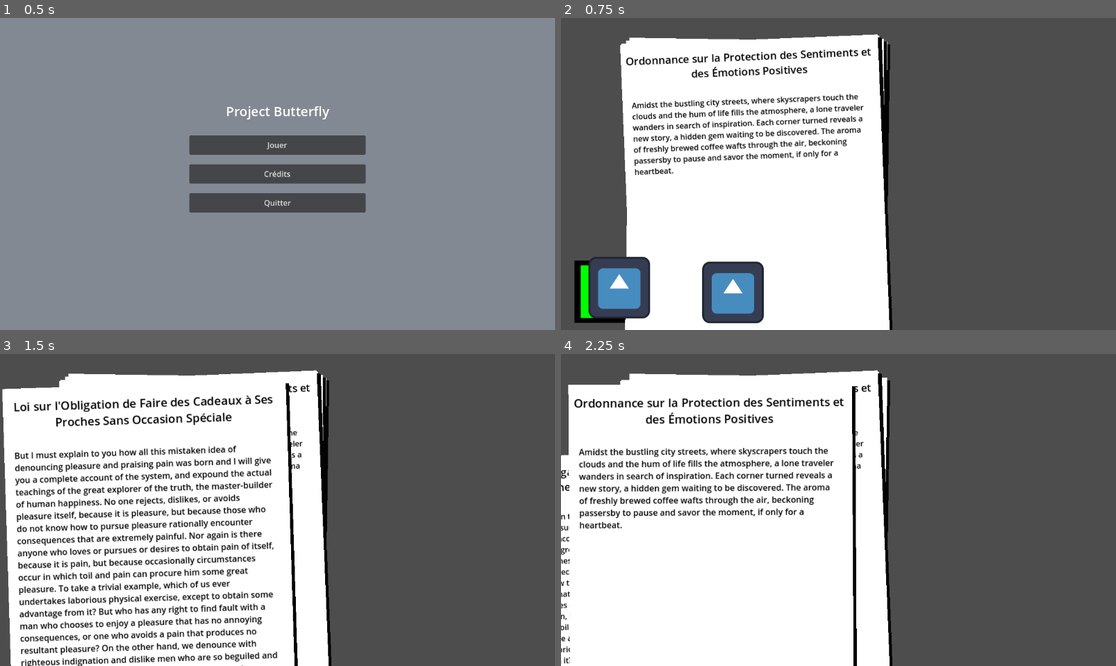
Above: before the commit, frames 1-4 (two rows, left to right).
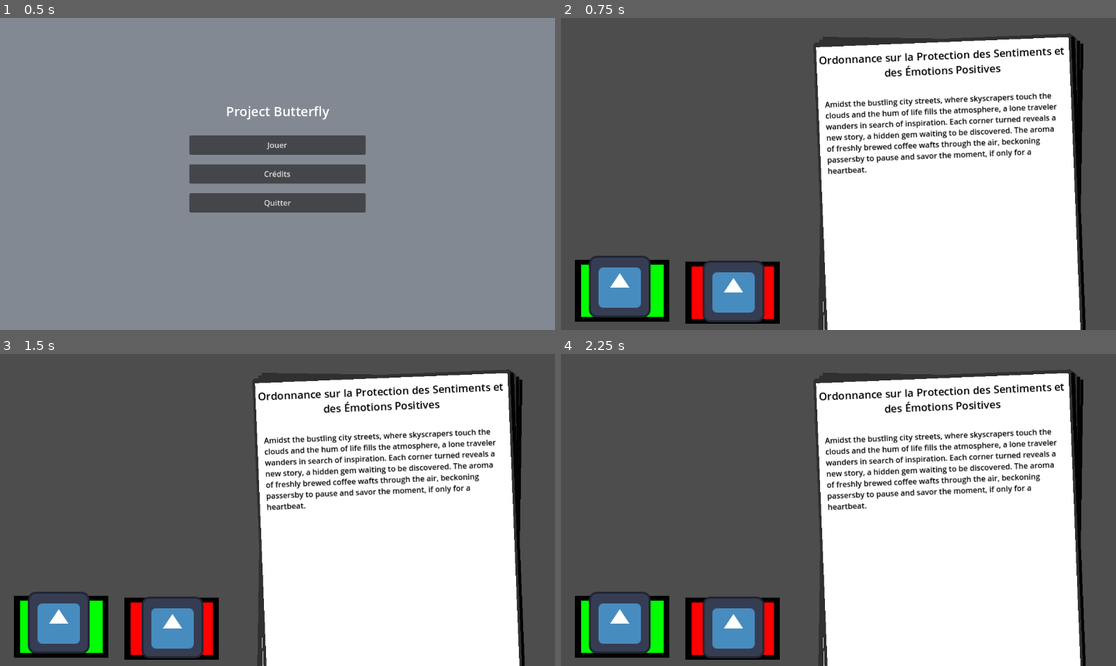
Above: after the commit, the same moments.

Repository: Shiro-zero/projecbutterfly
Game: Godot game, scene res://Menu.tscn
Same seed, same stepped clock (60 frames per second), same inputs: the game is played once before the commit and once after it. The engine's default icon, where the game draws it, is replaced by a stand-in: a white triangle on a blue panel in a dark square.
Inputs (mouse positions are in pixels of both pictures, inside the frame that each line leads up to):
- Up to frame 1 (0.5 s): no input
- Up to frame 2 (0.75 s): click "Jouer" at 0.5 s
- Up to frame 3 (1.5 s): tap Enter at 1.25 s; drag from (194, 550) to (61, 628) at 1.27 s
- Up to frame 4 (2.25 s): drag from (755, 550) to (622, 628) at 2.02 s

Frame 1 is identical in both runs. In frame 2, 65% of the frame differs, in the area x 2-95%, y 4-100%; in frame 3, 75%; in frame 4, 77%, in the area x 0-95%, y 4-100%.

Commit message:
added outline to pages

Diff:
--- a/assets/feuille papier/feuille_papier.tscn
+++ b/assets/feuille papier/feuille_papier.tscn
@@ -1,8 +1,17 @@
-[gd_scene load_steps=5 format=3 uid="uid://bvymuumfip7mt"]
+[gd_scene load_steps=7 format=3 uid="uid://bvymuumfip7mt"]
 
 [ext_resource type="Script" uid="uid://d0yn4vrme7gqa" path="res://assets/feuille papier/feuille_papier.gd" id="1_v5b2u"]
 [ext_resource type="Theme" uid="uid://g5u11w05w346" path="res://assets/theme/tbody.tres" id="2_gad6y"]
+[ext_resource type="Shader" uid="uid://c1dy6xu6pgsyi" path="res://assets/feuille papier/outline.gdshader" id="2_y1cr7"]
 [ext_resource type="Theme" uid="uid://dom180ssw4e6l" path="res://assets/theme/titre.tres" id="3_y1cr7"]
+
+[sub_resource type="ShaderMaterial" id="ShaderMaterial_jj0ps"]
+shader = ExtResource("2_y1cr7")
+shader_parameter/color = Color(0.187176, 0.187176, 0.187176, 1)
+shader_parameter/width = 0.01
+shader_parameter/pattern = 2
+shader_parameter/inside = false
+shader_parameter/add_margins = true
 
 [sub_resource type="RectangleShape2D" id="RectangleShape2D_fj7yv"]
 size = Vector2(541, 725)
@@ -26,6 +35,7 @@
 metadata/_edit_use_anchors_ = true
 
 [node name="ColorRect" type="ColorRect" parent="."]
+material = SubResource("ShaderMaterial_jj0ps")
 offset_left = -263.0
 offset_top = -355.0
 offset_right = 272.0
--- /dev/null
+++ b/assets/feuille papier/outline.gdshader
@@ -0,0 +1,62 @@
+shader_type canvas_item;
+
+uniform vec4 color : source_color = vec4(1.0);
+uniform float width : hint_range(0, 10) = 1.0;
+uniform int pattern : hint_range(0, 2) = 0; // diamond, circle, square
+uniform bool inside = false;
+uniform bool add_margins = true; // only useful when inside is false
+
+void vertex() {
+	if (add_margins) {
+		VERTEX += (UV * 2.0 - 1.0) * width;
+	}
+}
+
+bool hasContraryNeighbour(vec2 uv, vec2 texture_pixel_size, sampler2D texture) {
+	for (float i = -ceil(width); i <= ceil(width); i++) {
+		float x = abs(i) > width ? width * sign(i) : i;
+		float offset;
+
+		if (pattern == 0) {
+			offset = width - abs(x);
+		} else if (pattern == 1) {
+			offset = floor(sqrt(pow(width + 0.5, 2) - x * x));
+		} else if (pattern == 2) {
+			offset = width;
+		}
+
+		for (float j = -ceil(offset); j <= ceil(offset); j++) {
+			float y = abs(j) > offset ? offset * sign(j) : j;
+			vec2 xy = uv + texture_pixel_size * vec2(x, y);
+
+			if ((xy != clamp(xy, vec2(0.0), vec2(1.0)) || texture(texture, xy).a <= 0.0) == inside) {
+				return true;
+			}
+		}
+	}
+
+	return false;
+}
+
+void fragment() {
+	vec2 uv = UV;
+
+	if (add_margins) {
+		vec2 texture_pixel_size = vec2(1.0) / (vec2(1.0) / TEXTURE_PIXEL_SIZE + vec2(width * 2.0));
+
+		uv = (uv - texture_pixel_size * width) * TEXTURE_PIXEL_SIZE / texture_pixel_size;
+
+		if (uv != clamp(uv, vec2(0.0), vec2(1.0))) {
+			COLOR.a = 0.0;
+		} else {
+			COLOR = texture(TEXTURE, uv);
+		}
+	} else {
+		COLOR = texture(TEXTURE, uv);
+	}
+
+	if ((COLOR.a > 0.0) == inside && hasContraryNeighbour(uv, TEXTURE_PIXEL_SIZE, TEXTURE)) {
+		COLOR.rgb = inside ? mix(COLOR.rgb, color.rgb, color.a) : color.rgb;
+		COLOR.a += (1.0 - COLOR.a) * color.a;
+	}
+}
--- a/script/world.gd
+++ b/script/world.gd
@@ -7,5 +7,5 @@
 	for i in range(n):
 		var temp = preFeuille.instantiate()
 		$DraggableController.add_child(temp)
-		temp.position=Vector2(400,400)
+		temp.position=Vector2(800,400)
 		temp.rotation=randf_range(-.05, .05)
--- a/world.tscn
+++ b/world.tscn
@@ -23,3 +23,7 @@
 
 [node name="Stamp2" parent="DraggableController" instance=ExtResource("3_aqk2v")]
 position = Vector2(357, 570)
+is_accepted_stamp = false
+
+[node name="Camera2D" type="Camera2D" parent="."]
+position = Vector2(575, 326)
Not shown, added: assets/feuille papier/outline.gdshader.uid
